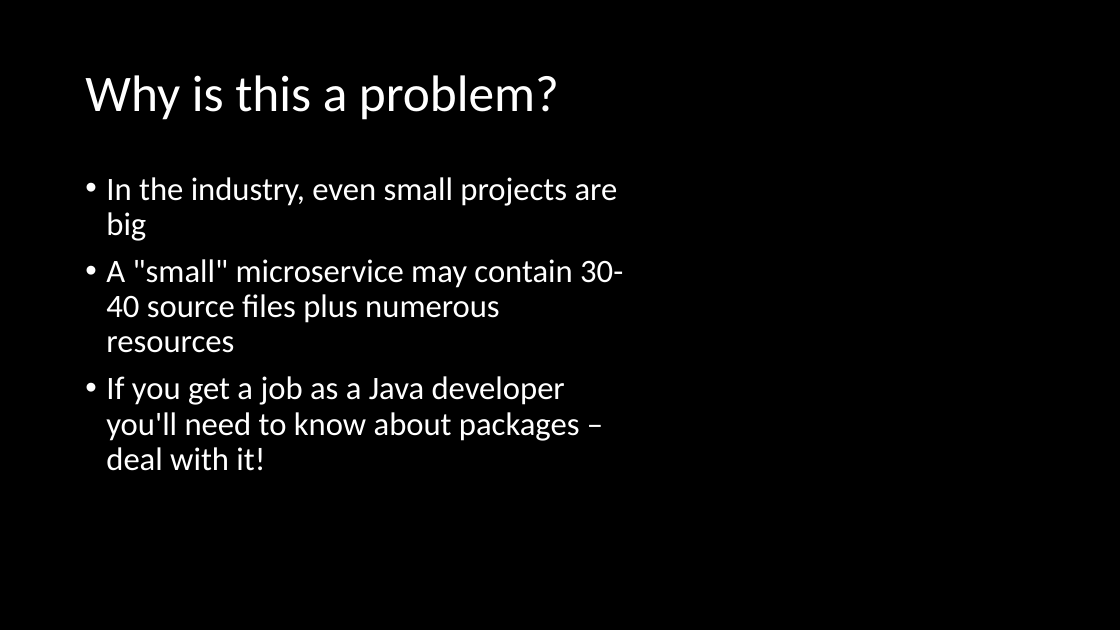
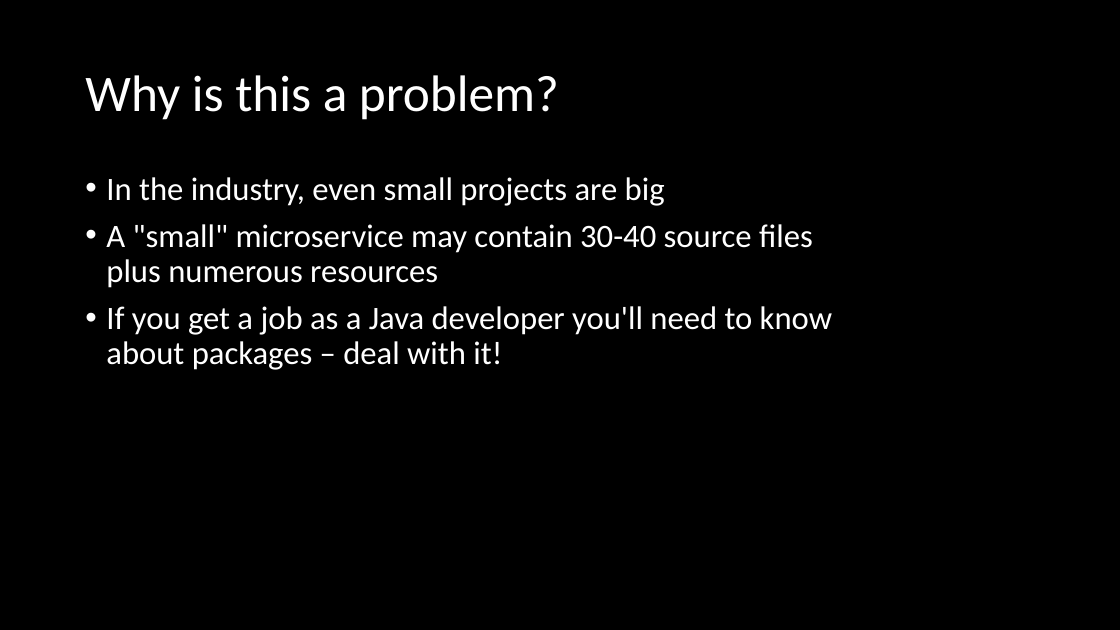
Before and after one commit to ckiefriter1/PT-BESD, a slide deck: slide 10 of Week7/W1.05. Working with Data.pptx. Drawn at 1120x630 pixels with LibreOffice and Linux fonts; fonts in the diff are those of the drawing. Boxes give left, top, right and bottom in pixels: in the first picture for what was removed or moved away, otherwise in the second. Text is boxed around its words. In the diff, an @@ line names an element or a change of style, - is before the commit and + after.

```diff
--- a/Week7/W1.05. Working with Data.pptx
+++ b/Week7/W1.05. Working with Data.pptx
@@ text "In the industry, even small ..." rewrapped from (x1=106, y1=177, x2=623, y2=471) to (x1=106, y1=177, x2=832, y2=370) @@
```
Also in this commit, not shown: 3 other slides changed, 3 other files.
